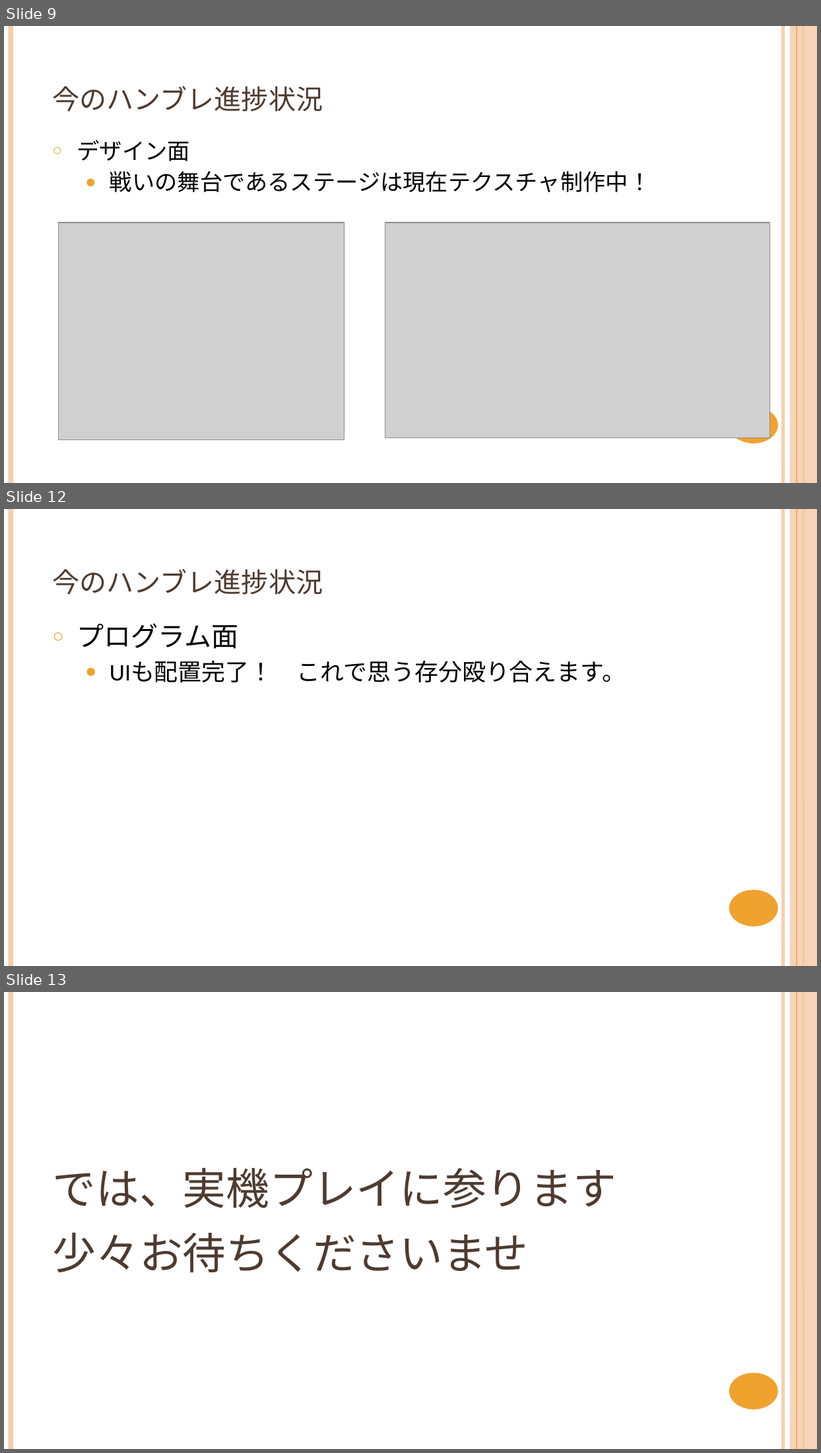
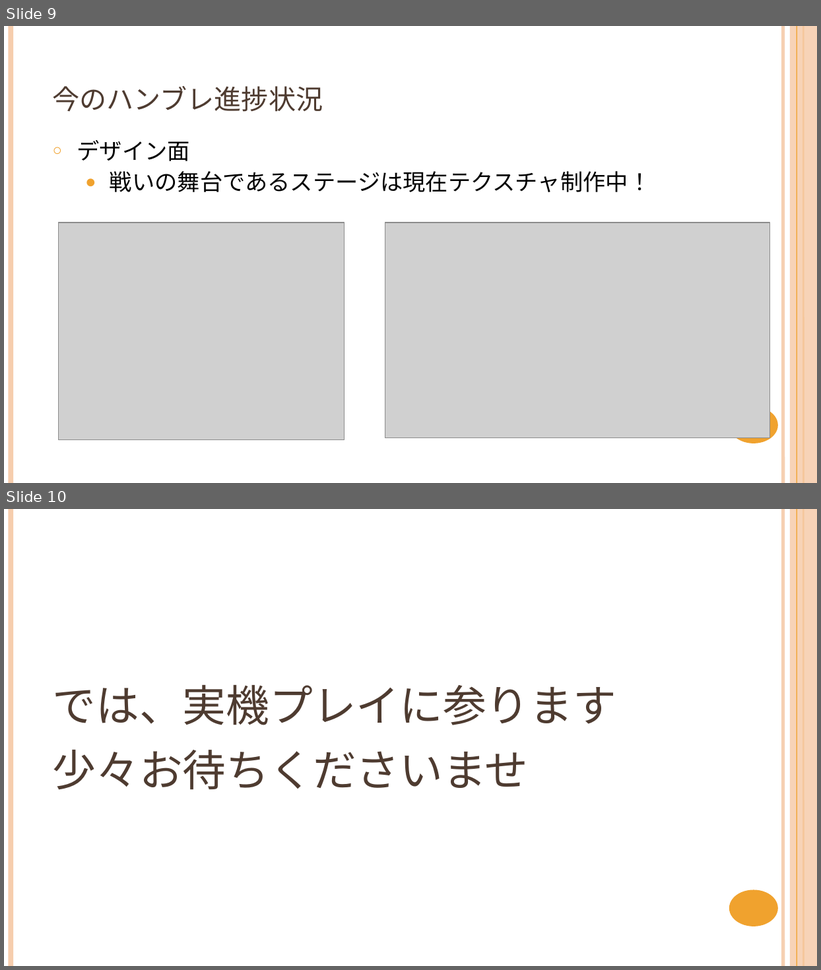
Before and after one commit to NyamLand/VSRPG, a slide deck: 仕様/プレゼンテーション/第二回発表.pptx. Shown one above the other, each under a label of ours: slides 9, 12 and 13 before the commit, slides 9 and 10 after it; the slides between them are not shown. The pictures are 821x1453 and 821x970 pixels, drawn with LibreOffice and Linux fonts; fonts in the diff are those of the drawing; grey boxes stand for pictures. Boxes give left, top, right and bottom in pixels: in the first picture for what was removed or moved away, otherwise in the second. Text is boxed around its words. In the diff, an @@ line names an element or a change of style, - is before the commit and + after.

```diff
--- a/仕様/プレゼンテーション/第二回発表.pptx
+++ b/仕様/プレゼンテーション/第二回発表.pptx
@@ slide 12 removed at (4,509,817,966), background #FFFFFF; not listed: 6 template elements that a slide beside it also shows @@
@@ title removed at (53,569,323,595) @@
-今のハンブレ進捗状況
@@ text removed at (77,623,626,683) @@
-○ プログラム面
-  ● UIも配置完了！ これで思う存分殴り合えます。
@@ what was slide 13 is now slide 10 @@
```
Also in this commit, not shown: 5 slides changed, 2 other slides removed, 13 other files.
